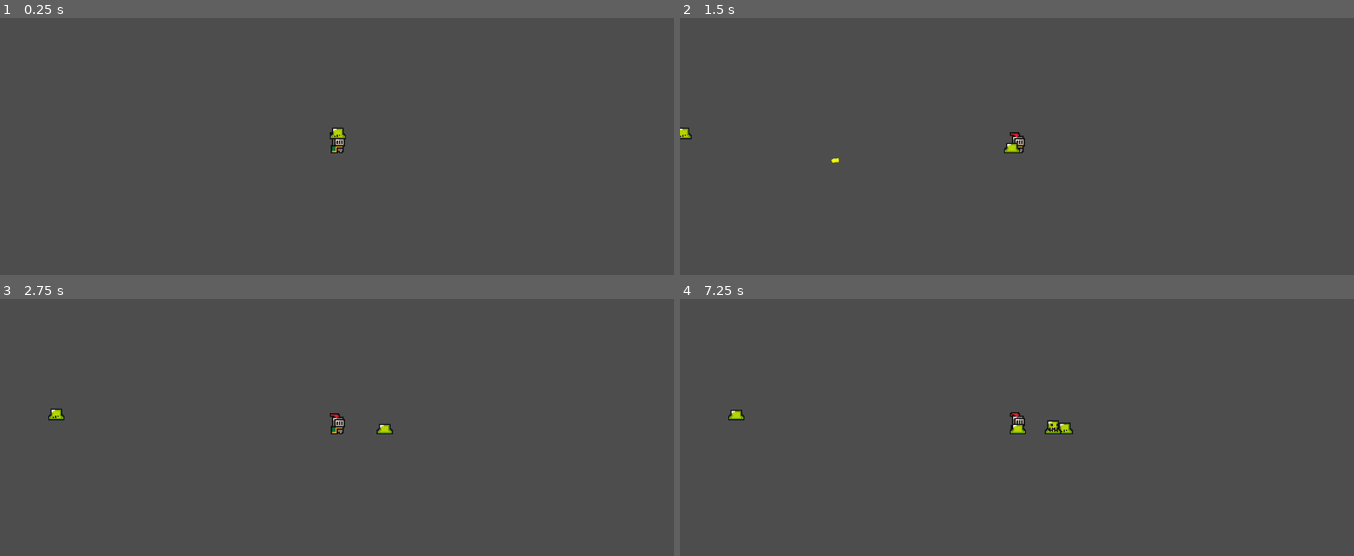
Above: before the commit, frames 1-4 (two rows, left to right).
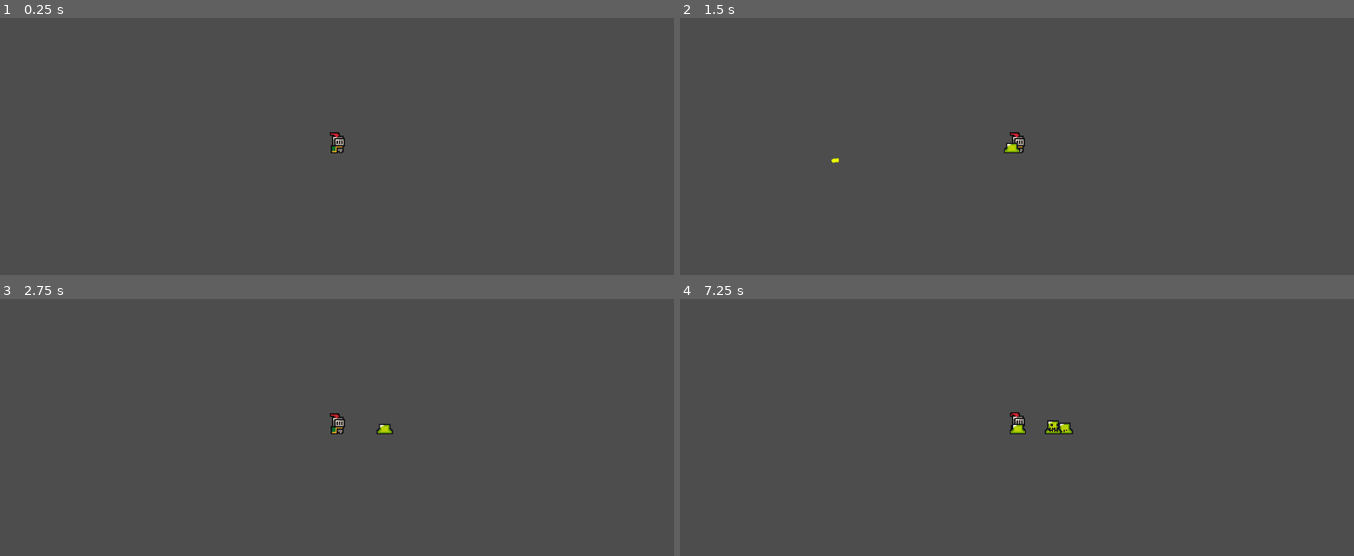
Above: after the commit, the same moments.

Repository: how0to/2d-shooter-game
Game: Godot game, scene res://Scenes/game.tscn
Same seed, same stepped clock (60 frames per second), same inputs: the game is played once before the commit and once after it.
Inputs (mouse positions are in pixels of both pictures, inside the frame that each line leads up to):
- Up to frame 1 (0.25 s): no input
- Up to frame 2 (1.5 s): tap Enter (ui_accept) at 0.5, 0.77 s; move the mouse to (1165, 120) at 0.52 s; hold D (MoveRight) from 0.53 s (still down); click (1165, 120) at 0.6 s; move the mouse to (882, 159) at 1.27 s; click (882, 159) at 1.35 s
- Up to frame 3 (2.75 s): tap Enter (ui_accept) at 1.52 s; move the mouse to (404, 337) at 2.02 s; release D (MoveRight) at 2.03 s; hold A (MoveLeft) from 2.03 s (still down); click (404, 337) at 2.1 s
- Up to frame 4 (7.25 s): move the mouse to (983, 496) at 2.77 s; release A (MoveLeft) at 2.78 s; hold D (MoveRight) 2.78-4.28 s; click (983, 496) at 2.85 s; tap Enter (ui_accept) at 3.02, 3.77, 4.25, 4.52, 6.02, 6.77 s; move the mouse to (1219, 476) at 3.52 s; click (1219, 476) at 3.6 s; move the mouse to (814, 363) at 4.27 s; hold A (MoveLeft) 4.28-5.03 s; click (814, 363) at 4.35 s; move the mouse to (1050, 419) at 5.02 s; hold D (MoveRight) 5.03-5.78 s; click (1050, 419) at 5.1 s; move the mouse to (915, 324) at 5.77 s; hold A (MoveLeft) from 5.78 s (still down); click (915, 324) at 5.85 s; move the mouse to (1165, 401) at 6.52 s; click (1165, 401) at 6.6 s

The runs differ from the first frame. In frame 1, less than 0.1% of the frame differs, in the area x 48-52%, y 42-48%; in frame 2, less than 0.1%; in frame 3, less than 0.1%, in the area x 7-10%, y 42-48%; in frame 4, less than 0.1%.

Commit message:
remove annoying guy
yep just that

Diff:
--- a/Scenes/game.tscn
+++ b/Scenes/game.tscn
@@ -1,8 +1,7 @@
-[gd_scene load_steps=4 format=3 uid="uid://k1igtuavoisa"]
+[gd_scene load_steps=3 format=3 uid="uid://k1igtuavoisa"]
 
 [ext_resource type="PackedScene" uid="uid://va4n2dy8fbsw" path="res://Scenes/player.tscn" id="1_80nbo"]
 [ext_resource type="Script" uid="uid://bc0l6lhheps31" path="res://Scenes/EnemySpawner.gd" id="2_qxrlw"]
-[ext_resource type="PackedScene" uid="uid://dxb1g0d2kwvvy" path="res://Scenes/enemy_1.tscn" id="3_wrm1d"]
 
 [node name="Game" type="Node2D"]
 
@@ -13,5 +12,3 @@
 
 [node name="Node" type="Node" parent="."]
 script = ExtResource("2_qxrlw")
-
-[node name="Enemy1" parent="." instance=ExtResource("3_wrm1d")]
